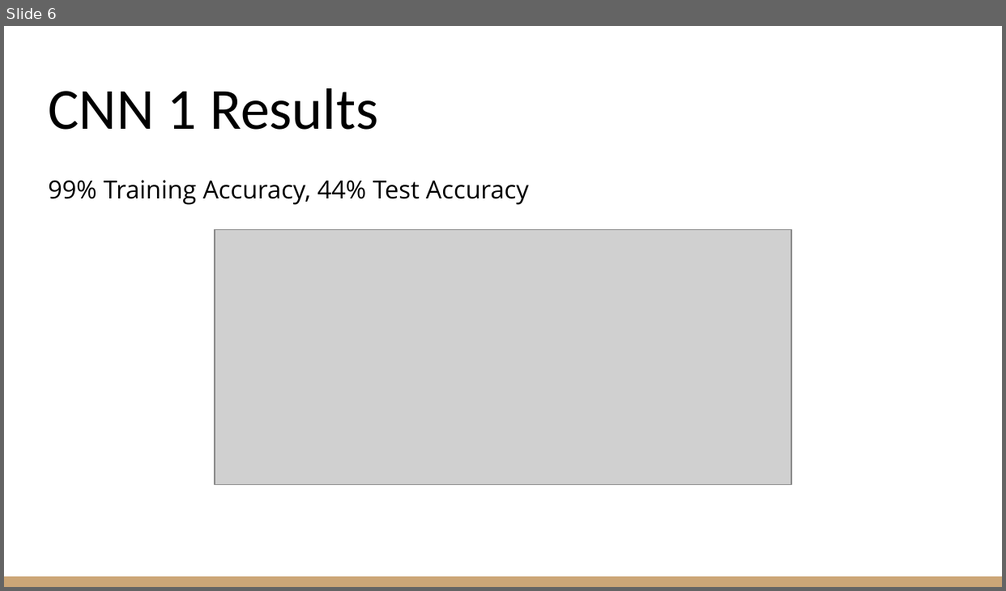
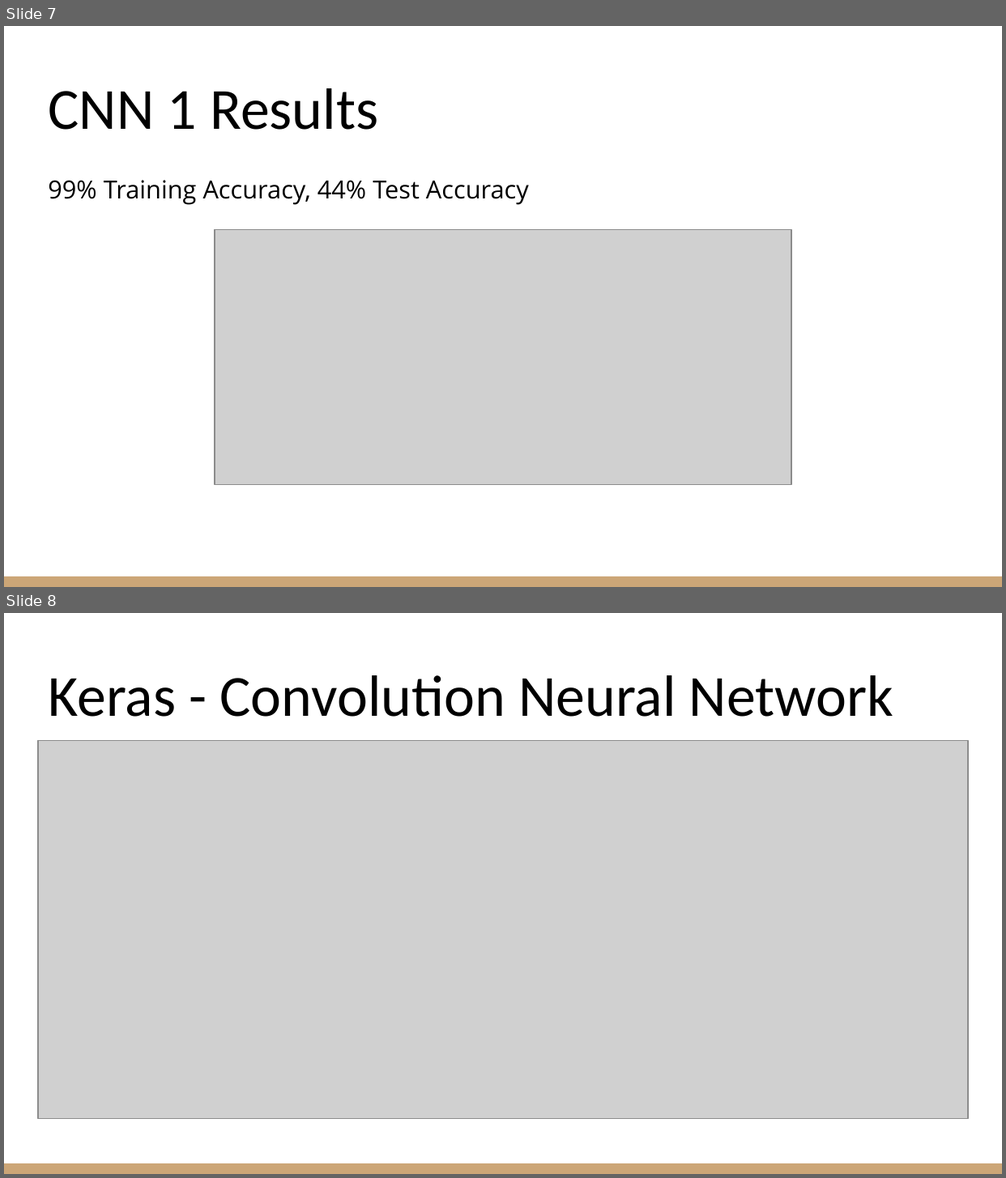
Before and after one commit to fathimakg/instagramtagsearch, a slide deck: Final-Group-Presentation/Machine Learning Final.pptx. Shown one above the other, each under a label of ours: slide 6 before the commit, slides 7 and 8 after it. The pictures are 1006x591 and 1006x1178 pixels, drawn with LibreOffice and Linux fonts; fonts in the diff are those of the drawing; grey boxes stand for pictures. Boxes give left, top, right and bottom in pixels: in the first picture for what was removed or moved away, otherwise in the second. Text is boxed around its words. In the diff, an @@ line names an element or a change of style, - is before the commit and + after.

```diff
--- a/Final-Group-Presentation/Machine Learning Final.pptx
+++ b/Final-Group-Presentation/Machine Learning Final.pptx
@@ slide 8 added at (x1=4, y1=613, x2=1002, y2=1174), background #FFFFFF; not listed: 1 template element that a slide beside it also shows @@
@@ title added at (x1=48, y1=675, x2=893, y2=717), 42 pt, text #000000 @@
+Keras - Convolution Neural Network
@@ picture added at (x1=38, y1=741, x2=968, y2=1119) @@
@@ what was slide 6 is now slide 7 @@
```
Also in this commit, not shown: 4 other slides added, 3 slides removed.
